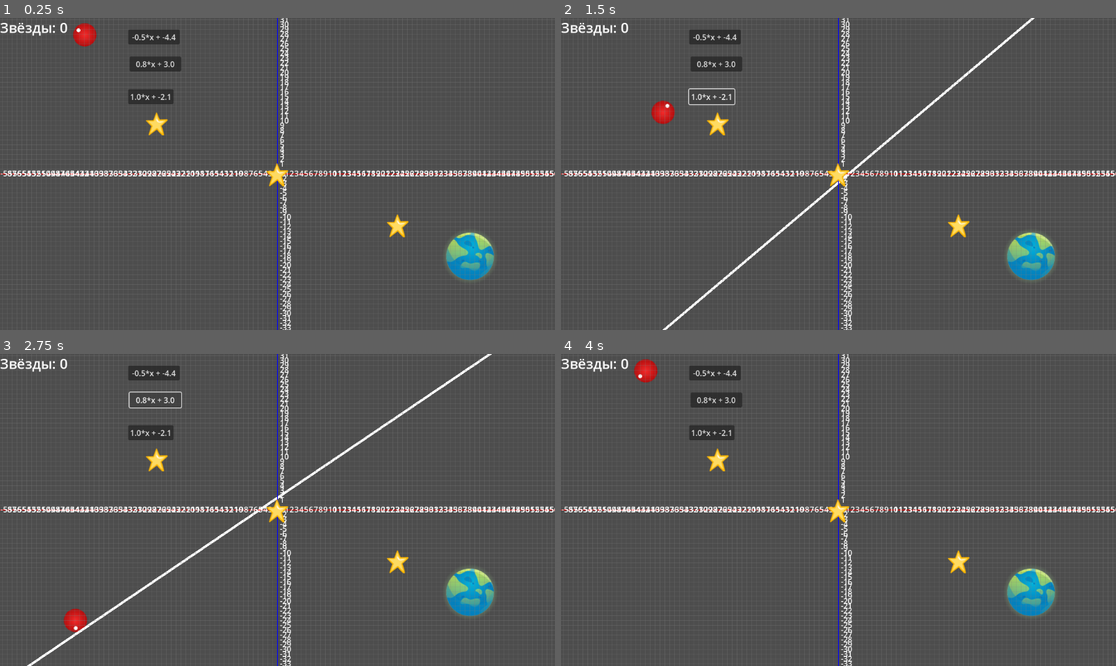
Above: before the commit, frames 1-4 (two rows, left to right).
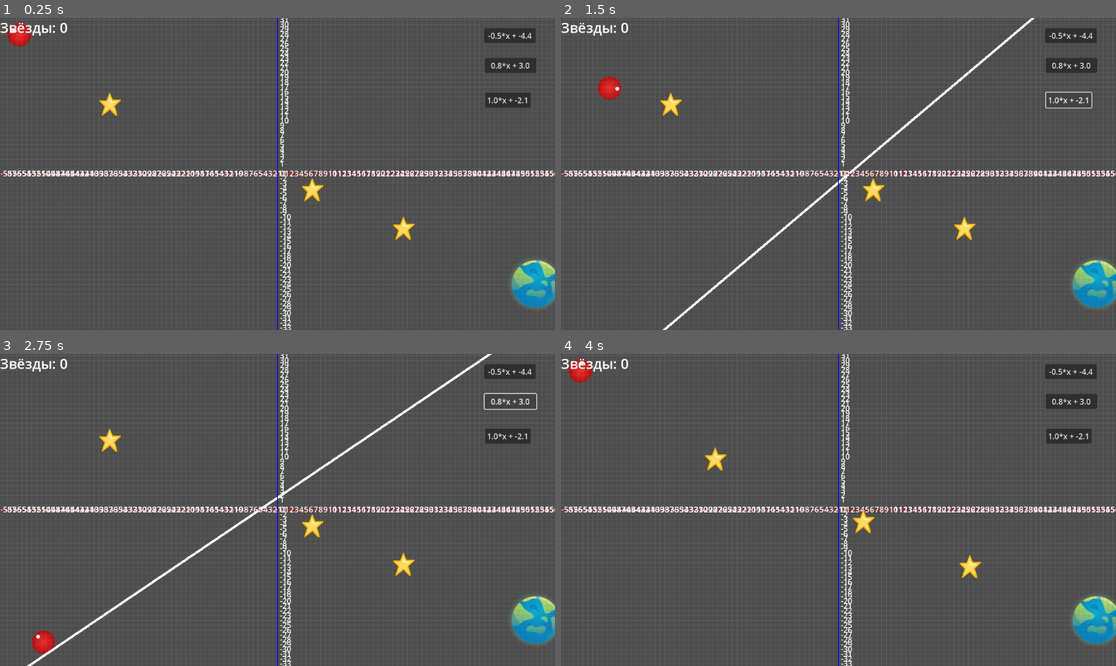
Above: after the commit, the same moments.

Repository: salena123/StarFunc
Game: Godot game, scene res://node_2d.tscn
Two runs of this game, one before a commit and one after it. Both use one fixed random seed, a clock stepped at 60 frames per second and the inputs below.
Inputs:
- Up to frame 1 (0.25 s): no input
- Up to frame 2 (1.5 s): click "-0.5*x + -4.4" at 0.5 s; click "1.0*x + -2.1" at 1.25 s
- Up to frame 3 (2.75 s): click "0.8*x + 3.0" at 2 s
- Up to frame 4 (4 s): click "-0.5*x + -4.4" at 2.75 s; click "Заново" at 3.5 s

The runs differ from the first frame. In frame 1, 5.7% of the frame differs, in the area x 1-100%, y 1-94%; in frame 2, 5.2%; in frame 3, 5.2%; in frame 4, 5.6%.

Commit message:
немного правок

Diff:
--- a/LevelManager.gd
+++ b/LevelManager.gd
@@ -78,12 +78,12 @@
 	update_score_label()
 
 func setup_ui():
-	if $UI/Button:
-		$UI/Button.pressed.connect(func(): select_option(0))
-	if $UI/Button2:
-		$UI/Button2.pressed.connect(func(): select_option(1))
-	if $UI/Button3:
-		$UI/Button3.pressed.connect(func(): select_option(2))
+	if $UI/Buttons/Button:
+		$UI/Buttons/Button.pressed.connect(func(): select_option(0))
+	if $UI/Buttons/Button2:
+		$UI/Buttons/Button2.pressed.connect(func(): select_option(1))
+	if $UI/Buttons/Button3:
+		$UI/Buttons/Button3.pressed.connect(func(): select_option(2))
 	if retry_button:
 		retry_button.pressed.connect(func():
 			level_complete_popup.hide()
@@ -182,21 +182,50 @@
 
 
 func setup_level_positions(expr: Expression):
-	var control_x = [-25, 0, 25]
-	for i in range(stars.size()):
-		var fx_val = control_x[i]
-		var fy_val = expr.execute([fx_val])
-		stars[i].visible = true
-		stars[i].position = Vector2(fx_to_screen(fx_val), fy_to_screen_track(fy_val) - vertical_offset_pixels)
-
-	var ball_x = 40 if ball_side == Side.RIGHT else -40
-	var exit_x = -40 if ball_side == Side.RIGHT else 40
+	var num_stars = stars.size()
+	var margin_px = 40.0
+	var min_star_spacing_px = 60.0
+
+	var x_start_screen = margin_px
+	var x_end_screen = screen_size.x - margin_px
+
+	var fx_start = (x_start_screen - screen_center.x) / base_unit
+	var fx_end = (x_end_screen - screen_center.x) / base_unit
+
+	var ball_x: float
+	var exit_x: float
+	if ball_side == Side.RIGHT:
+		ball_x = fx_end
+		exit_x = fx_start
+	else:
+		ball_x = fx_start
+		exit_x = fx_end
+
 	var ball_y = expr.execute([ball_x])
 	var exit_y = expr.execute([exit_x])
+
 	var screen_top = 0
 	ball.position = Vector2(fx_to_screen(ball_x), screen_top + vertical_offset_pixels)
 	exit.position = Vector2(fx_to_screen(exit_x), fy_to_screen_track(exit_y) - vertical_offset_pixels)
 
+	# ==== 4️⃣ Звёзды ====
+	var star_positions = []
+	var step_px = (x_end_screen - x_start_screen) / float(num_stars + 1)
+
+	for i in range(num_stars):
+		var base_px = x_start_screen + (i + 1) * step_px
+		var offset_px = randf_range(-step_px * 0.3, step_px * 0.3)
+		var x_screen = clamp(base_px + offset_px, x_start_screen, x_end_screen)
+
+		if i > 0 and abs(x_screen - star_positions[-1]) < min_star_spacing_px:
+			x_screen = star_positions[-1] + min_star_spacing_px
+		star_positions.append(x_screen)
+
+		var fx_val = (x_screen - screen_center.x) / base_unit
+		var fy_val = expr.execute([fx_val])
+
+		stars[i].visible = true
+		stars[i].position = Vector2(x_screen, fy_to_screen_track(fy_val) - vertical_offset_pixels)
 
 func generate_new_level():
 	$track.visible = false
@@ -232,9 +261,9 @@
 	if expr.parse(valid_correct_func, ["x"]) == OK:
 		setup_level_positions(expr)
 
-	if $UI/Button: $UI/Button.text = options[0]
-	if $UI/Button2: $UI/Button2.text = options[1]
-	if $UI/Button3: $UI/Button3.text = options[2]
+	if $UI/Buttons/Button: $UI/Buttons/Button.text = options[0]
+	if $UI/Buttons/Button2: $UI/Buttons/Button2.text = options[1]
+	if $UI/Buttons/Button3: $UI/Buttons/Button3.text = options[2]
 
 	draw_track(current_correct_func)
 
--- a/node_2d.tscn
+++ b/node_2d.tscn
@@ -93,27 +93,6 @@
 
 [node name="UI" type="CanvasLayer" parent="."]
 
-[node name="Button" type="Button" parent="UI"]
-offset_left = 266.0
-offset_top = 24.0
-offset_right = 373.0
-offset_bottom = 55.0
-text = "y = -0.5*x + 2"
-
-[node name="Button2" type="Button" parent="UI"]
-offset_left = 269.0
-offset_top = 80.0
-offset_right = 376.0
-offset_bottom = 111.0
-text = "y = -0.2*x + 1"
-
-[node name="Button3" type="Button" parent="UI"]
-offset_left = 266.0
-offset_top = 148.0
-offset_right = 336.0
-offset_bottom = 179.0
-text = "y = -x"
-
 [node name="ScoreLabel" type="Label" parent="UI"]
 offset_right = 40.0
 offset_bottom = 23.0
@@ -121,11 +100,17 @@
 
 [node name="LevelCompletePopup" type="Control" parent="UI"]
 layout_mode = 3
-anchors_preset = 0
-offset_left = 482.0
-offset_top = 240.0
-offset_right = 522.0
-offset_bottom = 280.0
+anchors_preset = 8
+anchor_left = 0.5
+anchor_top = 0.5
+anchor_right = 0.5
+anchor_bottom = 0.5
+offset_left = -20.0
+offset_top = -20.0
+offset_right = 20.0
+offset_bottom = 20.0
+grow_horizontal = 2
+grow_vertical = 2
 
 [node name="ColorRect" type="ColorRect" parent="UI/LevelCompletePopup"]
 layout_mode = 0
@@ -160,34 +145,76 @@
 
 [node name="FailPopup" type="Control" parent="UI"]
 layout_mode = 3
-anchors_preset = 0
-offset_right = 40.0
-offset_bottom = 40.0
+anchors_preset = 8
+anchor_left = 0.5
+anchor_top = 0.5
+anchor_right = 0.5
+anchor_bottom = 0.5
+offset_left = -20.0
+offset_top = -20.0
+offset_right = 20.0
+offset_bottom = 20.0
+grow_horizontal = 2
+grow_vertical = 2
 
 [node name="ColorRect" type="ColorRect" parent="UI/FailPopup"]
 layout_mode = 0
-offset_left = 364.0
-offset_top = 172.0
-offset_right = 404.0
-offset_bottom = 212.0
+offset_left = -118.5
+offset_top = -71.499985
+offset_right = -78.5
+offset_bottom = -31.499985
 scale = Vector2(7.512697, 3.8536258)
 color = Color(0.20606223, 0.1515562, 0.55811036, 1)
 
 [node name="Label" type="Label" parent="UI/FailPopup"]
 layout_mode = 0
-offset_left = 482.0
-offset_top = 196.0
-offset_right = 555.0
-offset_bottom = 219.0
+offset_left = -12.5
+offset_top = -32.5
+offset_right = 60.5
+offset_bottom = -9.5
 text = "Неудача!"
 
 [node name="RetryButton" type="Button" parent="UI/FailPopup"]
 layout_mode = 0
-offset_left = 482.0
-offset_top = 257.0
-offset_right = 549.0
-offset_bottom = 288.0
+offset_left = -0.5
+offset_top = 15.5
+offset_right = 66.5
+offset_bottom = 46.5
 text = "Заново"
+
+[node name="Buttons" type="Control" parent="UI"]
+layout_mode = 3
+anchors_preset = 1
+anchor_left = 1.0
+anchor_right = 1.0
+offset_left = -146.0
+offset_top = 5.0
+offset_right = -106.0
+offset_bottom = 45.0
+grow_horizontal = 0
+
+[node name="Button3" type="Button" parent="UI/Buttons"]
+layout_mode = 0
+offset_left = 1.0
+offset_top = 150.0
+offset_right = 71.0
+offset_bottom = 181.0
+text = "y = -x"
+
+[node name="Button2" type="Button" parent="UI/Buttons"]
+layout_mode = 0
+offset_top = 78.0
+offset_right = 107.0
+offset_bottom = 109.0
+text = "y = -0.2*x + 1"
+
+[node name="Button" type="Button" parent="UI/Buttons"]
+layout_mode = 0
+offset_left = -1.0
+offset_top = 16.0
+offset_right = 106.0
+offset_bottom = 47.0
+text = "y = -0.5*x + 2"
 
 [node name="Grid" type="Node2D" parent="."]
 script = ExtResource("6_kdubu")
--- a/project.godot
+++ b/project.godot
@@ -10,10 +10,14 @@
 
 [application]
 
-config/name="Новый игровой проект"
+config/name="StarFunc"
 run/main_scene="res://node_2d.tscn"
 config/features=PackedStringArray("4.5", "Mobile")
 config/icon="res://icon.svg"
+
+[display]
+
+window/handheld/orientation=5
 
 [editor]
 
@@ -22,3 +26,4 @@
 [rendering]
 
 renderer/rendering_method="mobile"
+textures/vram_compression/import_etc2_astc=true
Not shown, added: export_presets.cfg
